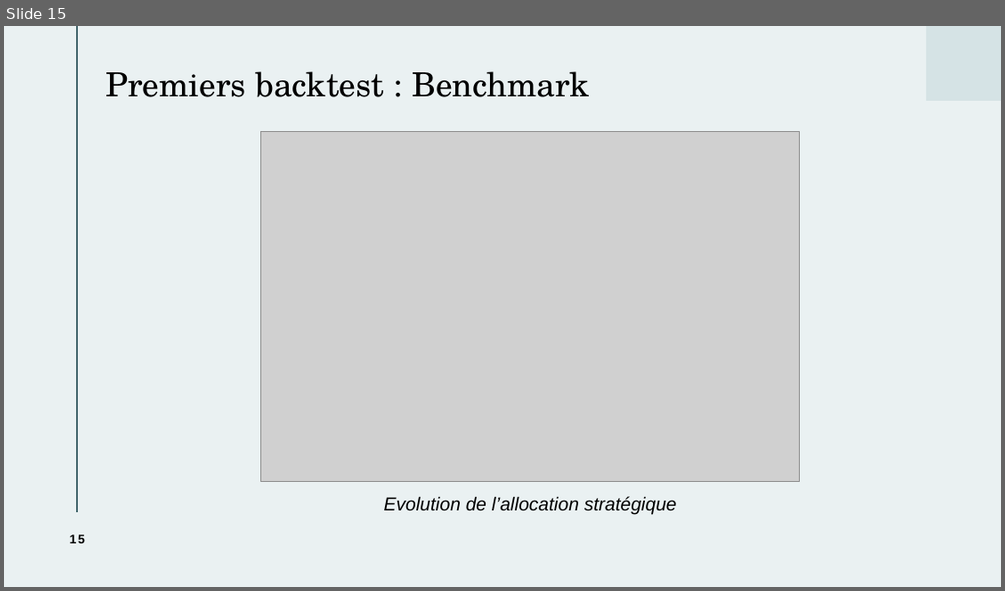
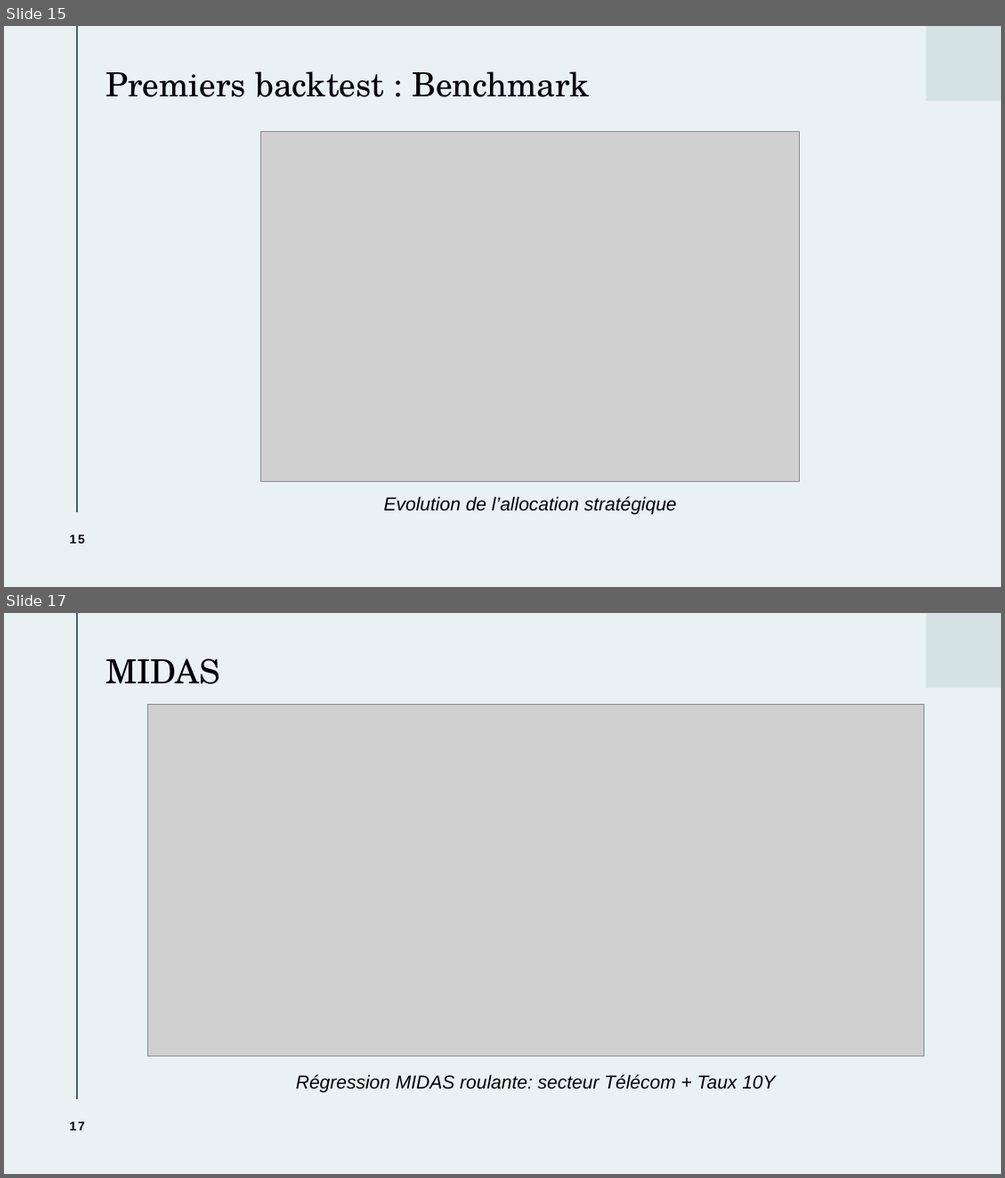
Before and after one commit to baptistedfr/Cross-Assets-Solutions, a slide deck: Solution d'investissement présentation.pptx. Shown one above the other, each under a label of ours: slide 15 before the commit, slides 15 and 17 after it; the slides between them are not shown. The pictures are 1005x591 and 1005x1178 pixels, drawn with LibreOffice and Linux fonts; fonts in the diff are those of the drawing; grey boxes stand for pictures. Boxes give left, top, right and bottom in pixels: in the first picture for what was removed or moved away, otherwise in the second. Text is boxed around its words. In the diff, an @@ line names an element or a change of style, - is before the commit and + after.

```diff
--- a/Solution d'investissement présentation.pptx
+++ b/Solution d'investissement présentation.pptx
@@ slide 17 added at (4, 613, 1001, 1174), background #EAF1F2; not listed: 2 template elements that a slide beside it also shows @@
@@ title added at (105, 658, 220, 684), 32 pt, text #000000 @@
+MIDAS
@@ picture added at (147, 705, 924, 1055) @@
@@ text added at (296, 1074, 775, 1093), 18 pt, text #000000, italic @@
+Régression MIDAS roulante: secteur Télécom + Taux 10Y
@@ page number added at (70, 1121, 85, 1130), 12 pt, text #000000, bold @@
+17
```
Also in this commit, not shown: 4 other slides added.
